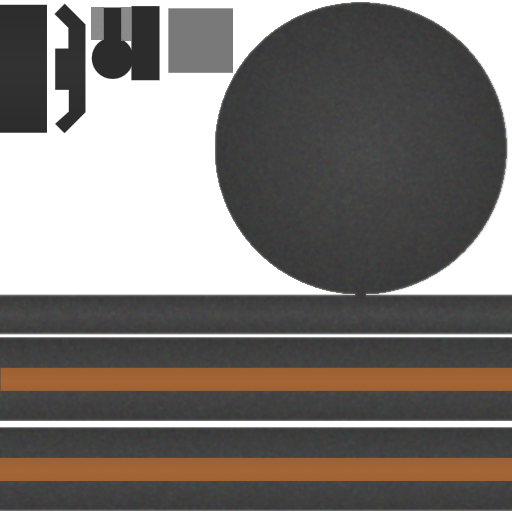
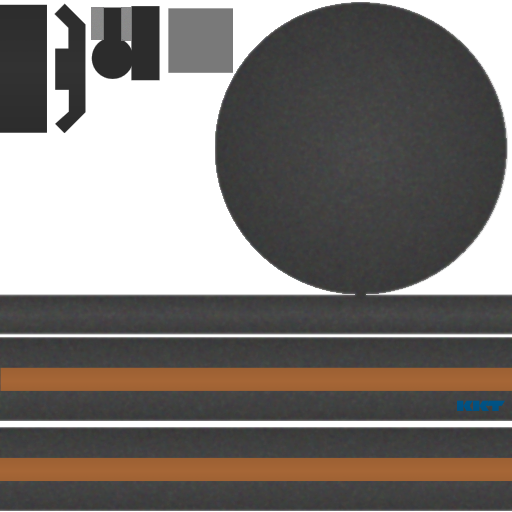
Before/after of a 512×512 layered artwork. What changed in the layer stack:
showed "logo.png", painted on it over (457, 400, 505, 411)
